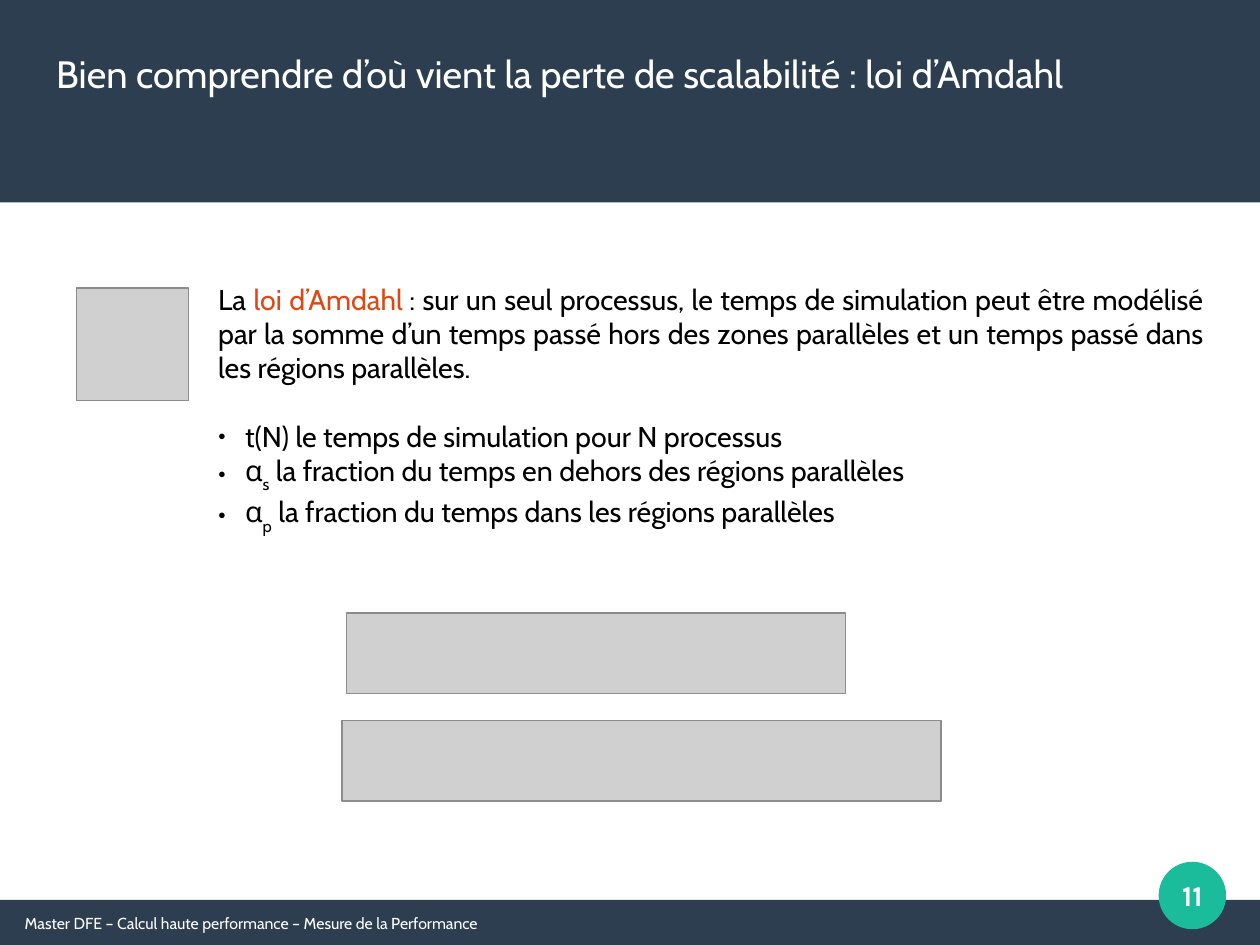
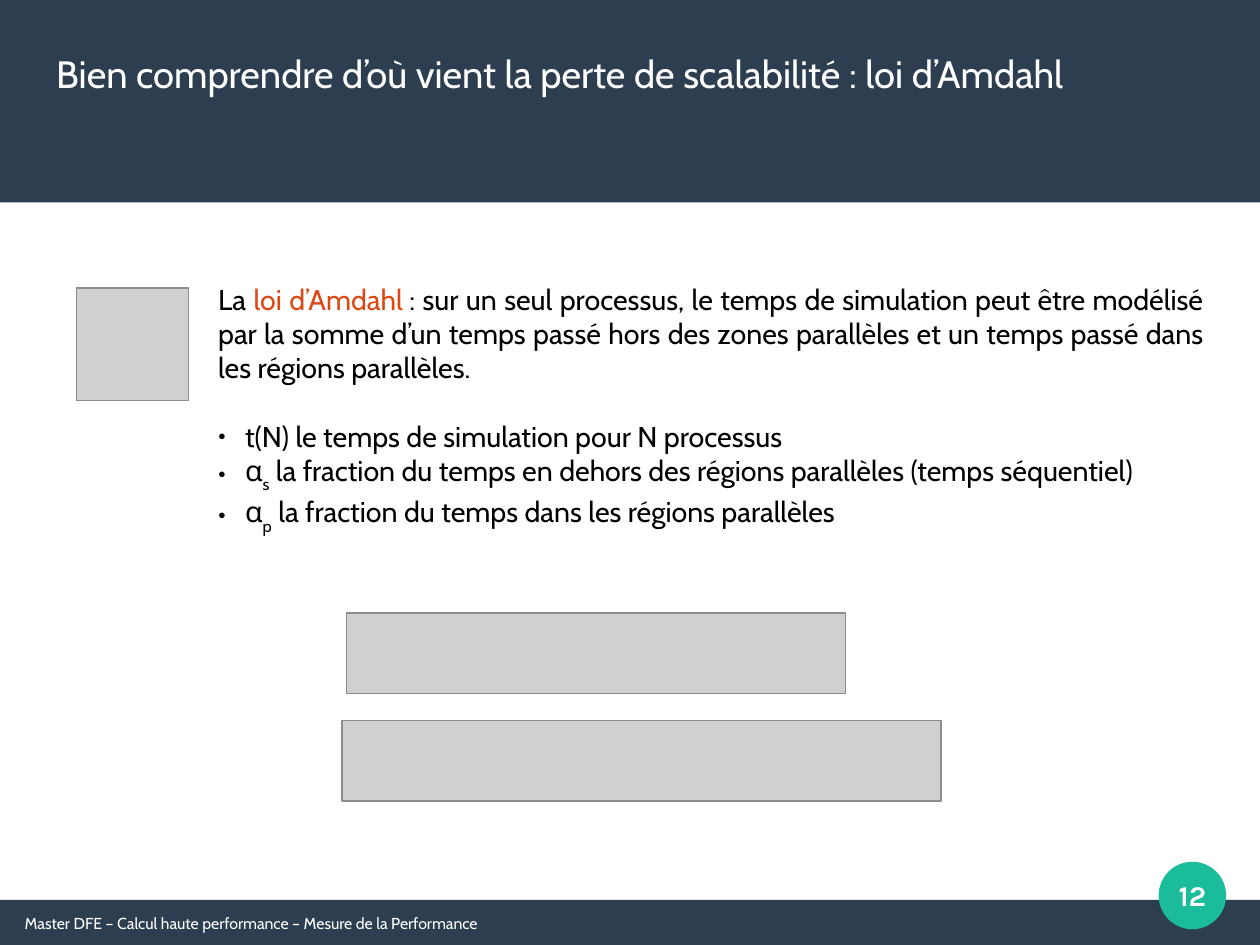
Before and after one commit to Maison-de-la-Simulation/HPC-DFE-Paris-Saclay, a slide deck: slide 12 of support/mesure_performance.odp (slide 11 before the commit). Drawn at 1260x945 pixels with LibreOffice and Linux fonts; fonts in the diff are those of the drawing; grey boxes stand for pictures. Boxes give left, top, right and bottom in pixels: in the first picture for what was removed or moved away, otherwise in the second. Text is boxed around its words. In the diff, an @@ line names an element or a change of style, - is before the commit and + after.

```diff
--- a/support/mesure_performance.odp
+++ b/support/mesure_performance.odp
@@ text at [276, 459, 1133, 488]: text changed @@
-● αs la fraction du temps en dehors des régions parallèles
+● αs la fraction du temps en dehors des régions parallèles (temps séquentiel)
@@ page number at [1179, 887, 1206, 906]: text changed @@
-11
+12
```
Also in this commit, not shown: 1 other slide changed, 1 slide added, 1 other file.
